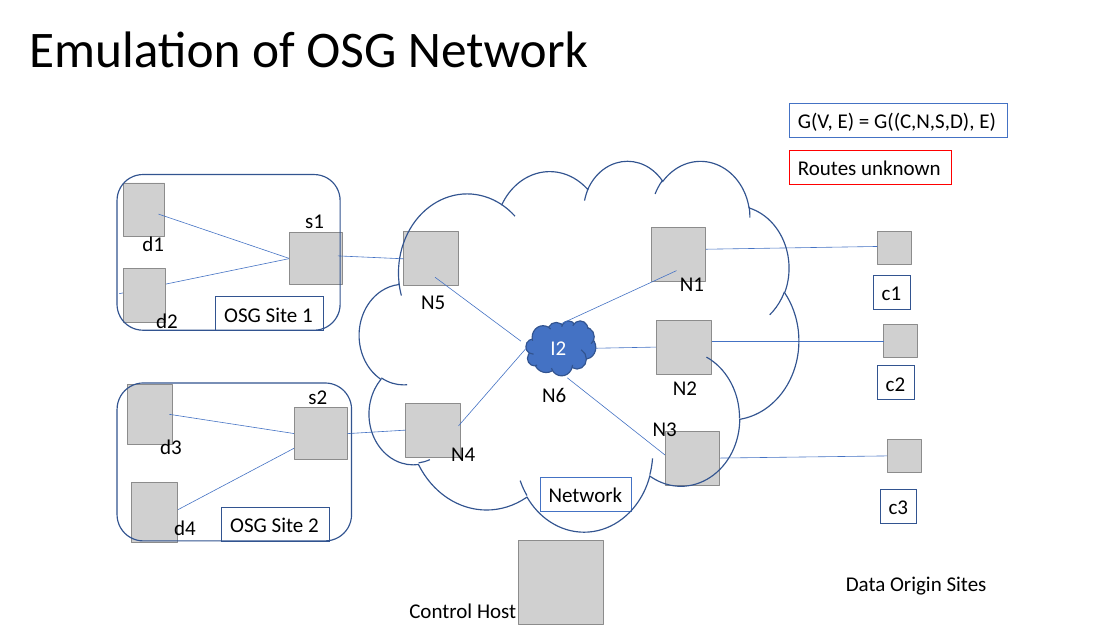
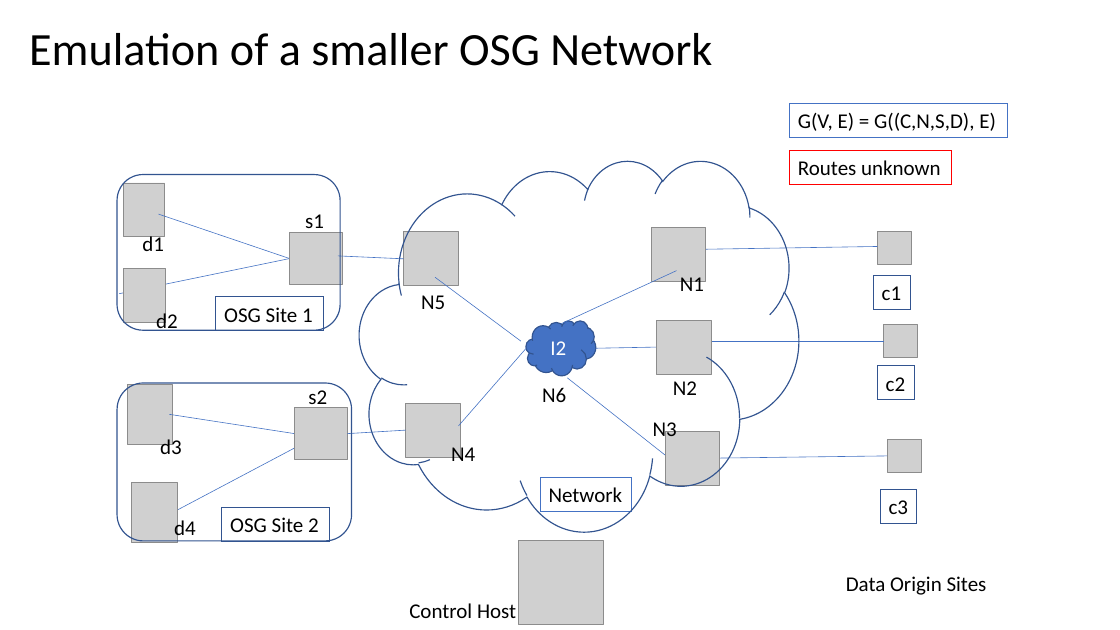
Before and after one commit to RENCI-NRIG/IRIS, a slide deck: slide 11 of doc/presentation/ml-final.pptx (slide 5 before the commit). Drawn at 1120x630 pixels with LibreOffice and Linux fonts; fonts in the diff are those of the drawing; grey boxes stand for pictures. Boxes give left, top, right and bottom in pixels: in the first picture for what was removed or moved away, otherwise in the second. Text is boxed around its words. In the diff, an @@ line names an element or a change of style, - is before the commit and + after.

```diff
--- a/doc/presentation/ml-final.pptx
+++ b/doc/presentation/ml-final.pptx
@@ title at (29,33,712,66): text changed; size 44 to 39.6 pt @@
-Emulation of OSG Network
+Emulation of a smaller OSG Network
```
Also in this commit, not shown: 5 other slides changed, 5 slides added, 1 slide removed, 9 other files.
